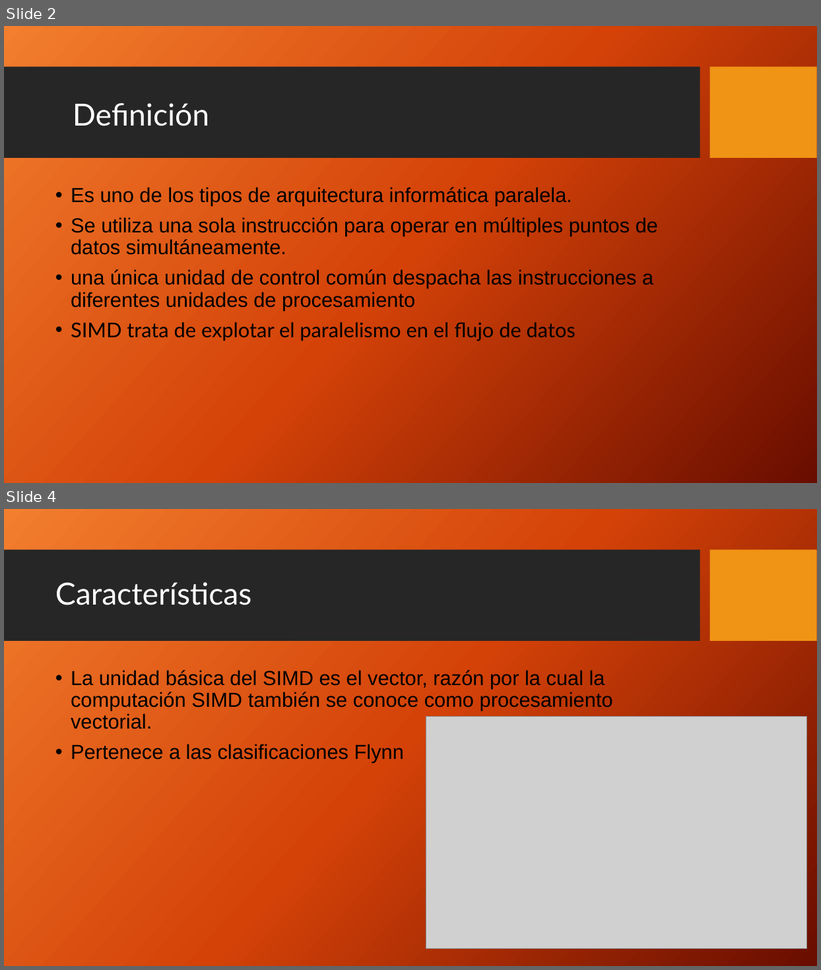
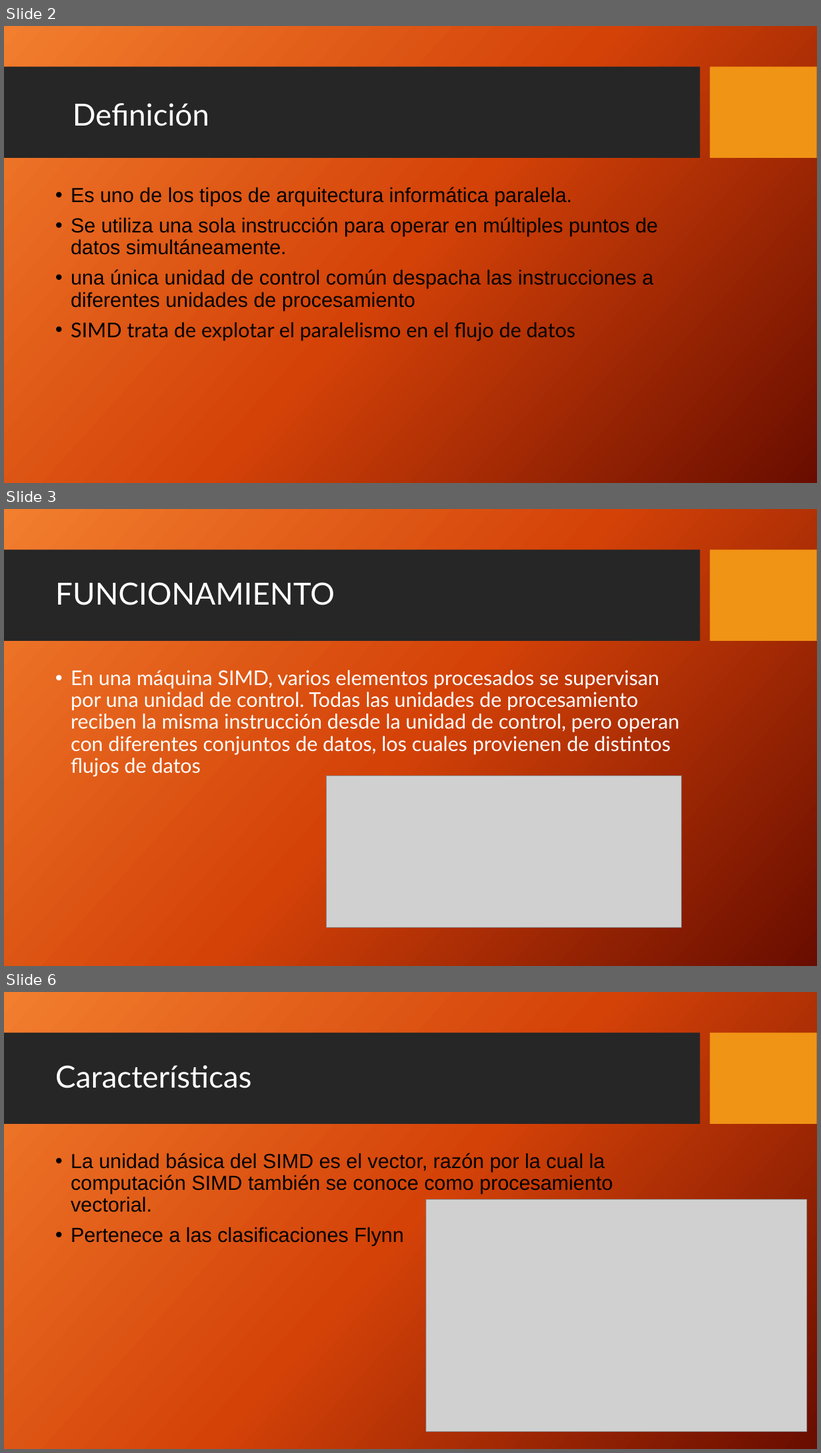
Before and after one commit to emi33/Segundo-Semestre-, a slide deck: Arquitectura de Hardware Computacional/Maquinas SIMD.pptx. Shown one above the other, each under a label of ours: slides 2 and 4 before the commit, slides 2, 3 and 6 after it; the slides between them are not shown. The pictures are 821x970 and 821x1453 pixels, drawn with LibreOffice and Linux fonts; fonts in the diff are those of the drawing; grey boxes stand for pictures; background and template pictures are left out. Boxes give left, top, right and bottom in pixels: in the first picture for what was removed or moved away, otherwise in the second. Text is boxed around its words. In the diff, an @@ line names an element or a change of style, - is before the commit and + after.

```diff
--- a/Arquitectura de Hardware Computacional/Maquinas SIMD.pptx
+++ b/Arquitectura de Hardware Computacional/Maquinas SIMD.pptx
@@ slide 3 added at bbox=[4, 509, 817, 966], background picture (left out); not listed: 2 template elements that a slide beside it also shows @@
@@ title added at bbox=[55, 582, 335, 605], 36 pt, text #FFFFFF @@
+FUNCIONAMIENTO
@@ text added at bbox=[71, 670, 679, 777], 24 pt, text #FFFFFF @@
+• En una máquina SIMD, varios elementos procesados se supervisan por una unidad de control. Todas las unidades de procesamiento reciben la misma instrucción desde la unidad de control, pero operan con diferentes conjuntos de datos, los cuales provienen de distintos flujos de datos
@@ picture added at bbox=[327, 776, 682, 927] @@
@@ what was slide 4 is now slide 6 @@
```
Also in this commit, not shown: 2 slides changed, 4 other slides added, 4 other files.
